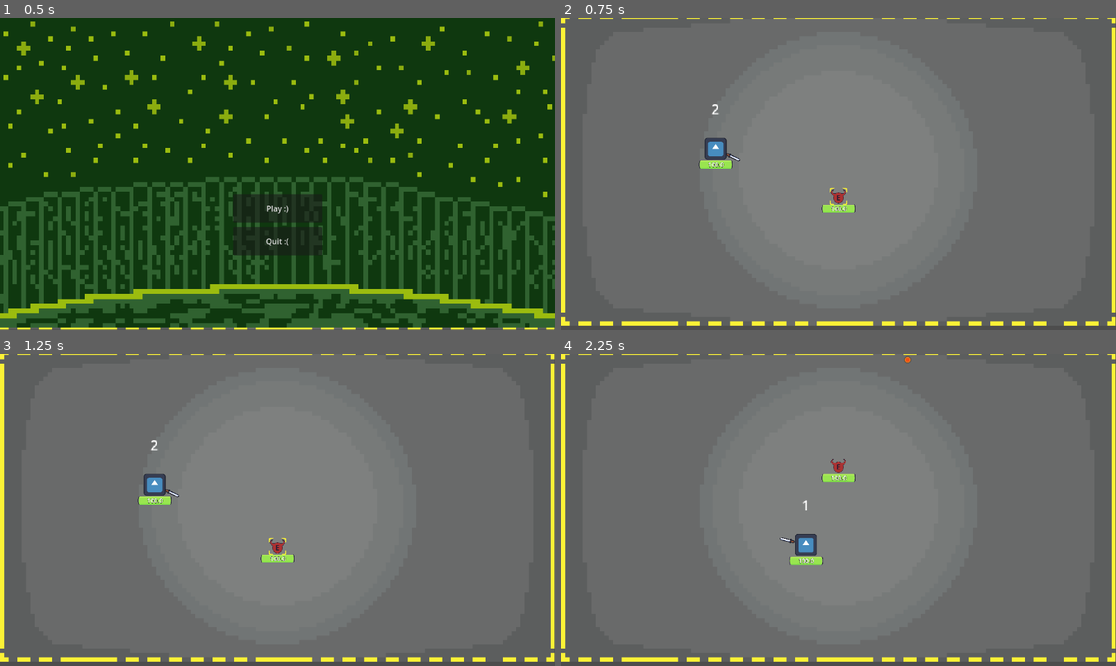
Above: before the commit, frames 1-4 (two rows, left to right).
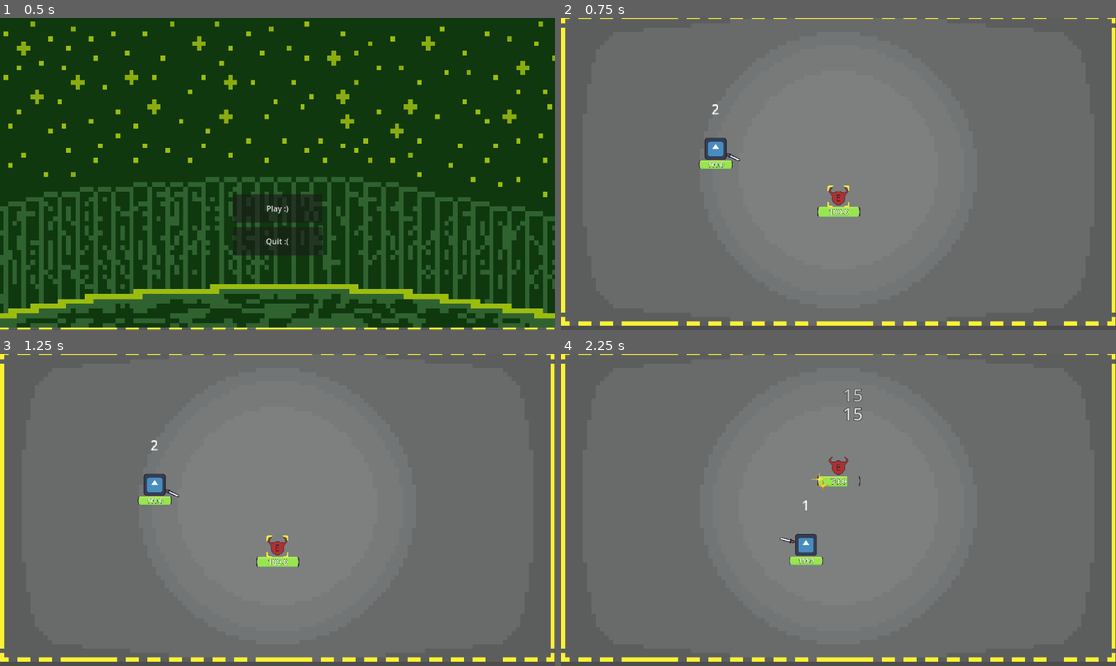
Above: after the commit, the same moments.

Repository: Darkcitrus/darkspracticegame-main
Game: Godot game, scene res://scenes/TestingArea.tscn
Same seed, same stepped clock (60 frames per second), same inputs: the game is played once before the commit and once after it. The engine's default icon, where the game draws it, is replaced by a stand-in: a white triangle on a blue panel in a dark square.
Inputs (mouse positions are in pixels of both pictures, inside the frame that each line leads up to):
- Up to frame 1 (0.5 s): no input
- Up to frame 2 (0.75 s): click "Play :)" at 0.5 s
- Up to frame 3 (1.25 s): no input
- Up to frame 4 (2.25 s): tap Enter at 1.25 s; move the mouse to (838, 547) at 1.27 s; hold Right (ui_right) 1.28-2.03 s; hold E (ui_e) 1.28-2.03 s; click (838, 547) at 1.42 s; tap Space (ui_select) at 1.52 s; move the mouse to (727, 525) at 2.02 s; hold Down (ui_down) from 2.03 s (still down); tap Shift (dash) at 2.1 s

Frame 1 is identical in both runs. In frame 2, 0.3% of the frame differs, in the area x 46-54%, y 53-64%; in frame 3, 0.3%; in frame 4, 0.5%, in the area x 45-64%, y 0-44%.

Commit message:
Update main scene reference and fix dummy scaling; improve player damage handling and fireball initialization, made fireballs neutral entities, added fireball shooting capability to dummy

Diff:
--- /dev/null
+++ b/game_world.tscn
@@ -0,0 +1,38 @@
+[gd_scene load_steps=4 format=3 uid="uid://dn4hf7rryawqk"]
+
+[ext_resource type="PackedScene" uid="uid://bddudkfbtetv1" path="res://scenes/character_body_2d.tscn" id="1_ea1x0"]
+[ext_resource type="PackedScene" uid="uid://d3mu8vdkubyp8" path="res://scenes/dummy_manager.tscn" id="2_e08lw"]
+[ext_resource type="PackedScene" uid="uid://o888u5fliew8" path="res://scenes/world_border.tscn" id="3_e3xe6"]
+
+[node name="GameWorld" type="Node2D"]
+
+[node name="Camera2D" type="Camera2D" parent="." groups=["UI"]]
+light_mask = 15
+visibility_layer = 15
+z_index = 4
+scale = Vector2(0.354, 0.354)
+
+[node name="Player" parent="." instance=ExtResource("1_ea1x0")]
+texture_filter = 5
+position = Vector2(-255, 0)
+platform_on_leave = 2
+
+[node name="PlayerAttack" parent="Player" index="1"]
+FIREBALL_COOLDOWN = 0.1
+
+[node name="DodgeRecovery" parent="Player" index="9"]
+one_shot = false
+
+[node name="Dummy Manager" parent="." instance=ExtResource("2_e08lw")]
+
+[node name="Dummy" parent="Dummy Manager" index="0"]
+scale = Vector2(0.45, 0.45)
+
+[node name="World Border" parent="." groups=["World"] instance=ExtResource("3_e3xe6")]
+position = Vector2(-403, -212)
+
+[editable path="Player"]
+[editable path="Dummy Manager"]
+[editable path="Dummy Manager/Dummy"]
+[editable path="Dummy Manager/Dummy/Selector"]
+[editable path="World Border"]
--- a/project.godot
+++ b/project.godot
@@ -11,7 +11,7 @@
 [application]
 
 config/name="Our Game"
-run/main_scene="res://scenes/TestingArea.tscn"
+run/main_scene="uid://dr8wqxdc6v7wn"
 config/features=PackedStringArray("4.4", "Forward Plus")
 config/icon="res://assets/icon.svg"
 
--- a/scenes/TestingArea.tscn
+++ b/scenes/TestingArea.tscn
@@ -1,13 +1,11 @@
-[gd_scene load_steps=10 format=3 uid="uid://taml8dcwdpup"]
+[gd_scene load_steps=8 format=3 uid="uid://dr8wqxdc6v7wn"]
 
 [ext_resource type="Script" uid="uid://yf6ip70kb60n" path="res://scripts/Node2D.gd" id="1_4nlp4"]
-[ext_resource type="PackedScene" uid="uid://d3mu8vdkubyp8" path="res://scenes/dummy_manager.tscn" id="2_ahoaf"]
 [ext_resource type="Script" uid="uid://pkj5eo41uddn" path="res://scripts/menu.gd" id="2_pkncg"]
-[ext_resource type="PackedScene" uid="uid://o888u5fliew8" path="res://scenes/world_border.tscn" id="3_8ers3"]
 [ext_resource type="Texture2D" uid="uid://cvmt1qtpxdcn5" path="res://assets/Menu.png" id="3_e11ah"]
 [ext_resource type="Script" uid="uid://cho8b0ngsq6qc" path="res://scripts/quit_button.gd" id="4_4yquy"]
-[ext_resource type="PackedScene" uid="uid://bddudkfbtetv1" path="res://scenes/character_body_2d.tscn" id="4_q43k7"]
 [ext_resource type="Script" uid="uid://fgfi3hsmbhm0" path="res://scripts/play_button.gd" id="5_ob1lq"]
+[ext_resource type="PackedScene" uid="uid://dn4hf7rryawqk" path="res://game_world.tscn" id="7_88wd7"]
 [ext_resource type="Texture2D" uid="uid://dqcxilmlb3ogf" path="res://assets/img/bg.png" id="9_led6v"]
 
 [node name="Testing Area" type="Node2D" groups=["UI"]]
@@ -54,32 +52,13 @@
 text = "Play :)"
 script = ExtResource("5_ob1lq")
 
-[node name="GameWorld" type="Node2D" parent="."]
+[node name="GameWorld" parent="." instance=ExtResource("7_88wd7")]
 position = Vector2(576, 327)
 
-[node name="Camera2D" type="Camera2D" parent="GameWorld" groups=["UI"]]
-light_mask = 15
-visibility_layer = 15
-z_index = 4
-scale = Vector2(0.354, 0.354)
+[node name="Dummy Manager" parent="GameWorld" index="2"]
+scale = Vector2(0.45, 0.45)
 
-[node name="Player" parent="GameWorld" instance=ExtResource("4_q43k7")]
-texture_filter = 5
-position = Vector2(-255, 0)
-platform_on_leave = 2
-
-[node name="PlayerAttack" parent="GameWorld/Player" index="1"]
-FIREBALL_COOLDOWN = 0.1
-
-[node name="DodgeRecovery" parent="GameWorld/Player" index="9"]
-one_shot = false
-
-[node name="Dummy Manager" parent="GameWorld" instance=ExtResource("2_ahoaf")]
-position = Vector2(0, 0)
-
-[node name="World Border" parent="GameWorld" groups=["World"] instance=ExtResource("3_8ers3")]
-position = Vector2(-403, -212)
-
+[editable path="GameWorld"]
 [editable path="GameWorld/Player"]
 [editable path="GameWorld/Dummy Manager"]
 [editable path="GameWorld/Dummy Manager/Dummy"]
--- a/scenes/dummy.tscn
+++ b/scenes/dummy.tscn
@@ -15,8 +15,6 @@
 radius = 150.0
 
 [node name="Dummy" type="Area2D" groups=["Enemy", "Targetable"]]
-position = Vector2(576, 327)
-scale = Vector2(0.354, 0.354)
 collision_layer = 2
 script = ExtResource("1_53g3u")
 amplitude = 100.0
--- a/scenes/dummy_manager.tscn
+++ b/scenes/dummy_manager.tscn
@@ -1,14 +1,13 @@
 [gd_scene load_steps=3 format=3 uid="uid://d3mu8vdkubyp8"]
 
-[ext_resource type="Script" path="res://scripts/dummy_manager.gd" id="1_yb1pn"]
+[ext_resource type="Script" uid="uid://cpf83cuyfkaxq" path="res://scripts/dummy_manager.gd" id="1_yb1pn"]
 [ext_resource type="PackedScene" uid="uid://b3eww6lpmfxuk" path="res://scenes/dummy.tscn" id="2_4qj6t"]
 
 [node name="Dummy Manager" type="Node2D"]
-position = Vector2(576, 327)
 script = ExtResource("1_yb1pn")
 
 [node name="Dummy" parent="." instance=ExtResource("2_4qj6t")]
-position = Vector2(0, 0)
+scale = Vector2(0.45, 0.45)
 
 [editable path="Dummy"]
 [editable path="Dummy/Selector"]
--- a/scenes/fire_ball.tscn
+++ b/scenes/fire_ball.tscn
@@ -10,10 +10,11 @@
 script = ExtResource("1_62x8t")
 
 [node name="Sprite2D" type="Sprite2D" parent="."]
-scale = Vector2(2, 2)
+texture_filter = 3
 texture = ExtResource("1_2isxc")
 
 [node name="CollisionShape2D" type="CollisionShape2D" parent="."]
+scale = Vector2(0.5, 0.5)
 shape = SubResource("CircleShape2D_4ghaj")
 
 [node name="FireBallVanish" type="Timer" parent="."]
--- a/scripts/Player.gd
+++ b/scripts/Player.gd
@@ -50,6 +50,7 @@
 # Called when the node enters the scene tree for the first time.
 func _ready():
 	add_to_group("Player") # Add player to Player group
+	add_to_group("Targetable") # Add player to Targetable group so fireballs can target
 	randomize() # Seed the random number generator
 
 	# Safely load the fireball resource
@@ -121,3 +122,25 @@
 	target = null  # Clear both target variables
 	current_target = null
 	print("Target cleared")
+
+# Add this function to handle damage from fireballs and other sources
+func take_damage(amount: float, is_crit: bool = false):
+	if not alive:
+		return
+
+	print("Player taking damage: ", amount, " Critical: ", is_crit)
+	health -= amount
+
+	# Update healthbar if it exists
+	if healthbar:
+		healthbar.value = health
+		print("Player health now: ", health)
+
+	# Check for player death
+	if health <= 0 and alive:
+		alive = false
+		print("Player died!")
+		visible = false
+		# Start respawn timer
+		if respawn_timer:
+			respawn_timer.start()
--- a/scripts/PlayerAttack.gd
+++ b/scripts/PlayerAttack.gd
@@ -159,7 +159,7 @@
 
 		# Check if cooldown has passed
 		if current_time - last_fireball_time >= FIREBALL_COOLDOWN:
-						# Make sure player exists
+			# Make sure player exists
 			if not is_instance_valid(player):
 				return
 
@@ -177,7 +177,8 @@
 						if scene_root:
 							scene_root.add_child(fireball)
 							fireball.global_position = player.global_position
-							fireball.initialize(player.attack_direction, player.current_target)
+							# Pass the player as the source of the fireball
+							fireball.initialize(player.attack_direction, player.current_target, -1, -1, -1, true, player)
 
 							# Update the last fireball time
 							last_fireball_time = current_time
--- a/scripts/dummy.gd
+++ b/scripts/dummy.gd
@@ -16,6 +16,15 @@
 @export var amplitude: float = 20
 @export var frequency: float = 1.0
 
+# Fireball properties
+@export var shoots_fireballs: bool = true
+@export var fireball_frequency: float = 2.0  # How often to shoot fireballs (in seconds)
+@export var fireball_damage: float = 10.0
+@export var fireball_speed: float = 100.0
+@export var fireball_homing_strength: float = 3.0
+var fireball_scene = null
+@onready var fireball_timer: Timer
+
 @onready var healthbar: TextureProgressBar = $HealthBar
 @onready var selector = $Selector  # Remove the Label cast, let it be whatever node type it is
 
@@ -50,13 +59,48 @@
 	else:
 		print("Selector node not found!")
 
+	# Load fireball scene with error checking
+	if ResourceLoader.exists("res://scenes/fire_ball.tscn"):
+		fireball_scene = load("res://scenes/fire_ball.tscn")
+		print("Fireball scene loaded successfully")
+	else:
+		push_error("Could not load fireball scene!")
+		print("ERROR: Failed to load fireball scene")
+		shoots_fireballs = false
+
+	# Set up fireball timer
+	if shoots_fireballs:
+		fireball_timer = Timer.new()
+		fireball_timer.name = "FireballTimer"
+		add_child(fireball_timer)
+		fireball_timer.wait_time = fireball_frequency
+		fireball_timer.one_shot = false
+		# Make sure to connect timeout signal before starting
+		if not fireball_timer.timeout.is_connected(shoot_fireball):
+			fireball_timer.timeout.connect(shoot_fireball)
+		fireball_timer.start()  # Start the timer explicitly
+		print("Fireball timer initialized with frequency: ", fireball_frequency)
+
+	# Find spawner/manager parent to record original scale
+	var parent = get_parent()
+	if parent and parent.has_method("record_original_dummy_scale"):
+		parent.record_original_dummy_scale(self)
+		print("Dummy: Registered original scale with parent: ", scale)
+
 # Called every frame. 'delta' is the elapsed time since the previous frame.
 func _process(_delta):
 	# Update vertical position with a sine wave oscillation
 	# Use relative time from spawn to keep oscillation consistent
 	var time = Time.get_ticks_msec() / 1000.0 - oscillation_start_time
 	position.y = initial_position.y + sin(time * frequency * PI * 2) * amplitude
-	pass
+
+	# Always check for player as potential target
+	if shoots_fireballs and alive:
+		var player = get_tree().get_first_node_in_group("Player")
+		if player and player.alive:
+			# For debugging: periodically check if we can see the player
+			if Engine.get_frames_drawn() % 60 == 0:  # Check roughly once per second
+				print("Dummy tracking player at position: ", player.global_position)
 
 func _on_area_entered(area: Area2D) -> void:
 	if not alive:
@@ -74,10 +118,15 @@
 			var damage_info = player.get_node("PlayerAttack").calculate_damage()
 			take_damage(damage_info["damage"], damage_info["is_crit"])
 			print("Took melee damage: ", damage_info["damage"], " Critical: ", damage_info["is_crit"])
+	# Check for fireball damage and make sure it's not from self
 	elif area.has_method("calculate_damage"):
-		var damage_info = area.calculate_damage()
-		take_damage(damage_info["damage"], damage_info["is_crit"])
-		print("Took effect damage: ", damage_info["damage"], " Critical: ", damage_info["is_crit"])
+		# Make sure this fireball wasn't fired by this dummy
+		if area.has_method("get_source") and area.get_source() != self:
+			var damage_info = area.calculate_damage()
+			take_damage(damage_info["damage"], damage_info["is_crit"])
+			print("Took effect damage: ", damage_info["damage"], " Critical: ", damage_info["is_crit"])
+		else:
+			print("Dummy ignoring its own projectile")
 
 func take_damage(amount, is_crit: bool = false):
 	if not alive:
@@ -125,3 +174,31 @@
 	position = pos
 	oscillation_start_time = Time.get_ticks_msec() / 1000.0
 	print("Dummy reset to position: ", pos)
+
+func shoot_fireball():
+	if !alive or !shoots_fireballs:
+		print("Skipping fireball: alive=", alive, ", shoots_fireballs=", shoots_fireballs)
+		return
+
+	print("Attempting to shoot fireball")
+	var player = get_tree().get_first_node_in_group("Player")
+	# Only shoot if player exists and is alive
+	if player and player.alive and fireball_scene:
+		print("Dummy shooting fireball at player")
+		var fireball = fireball_scene.instantiate()
+		get_tree().get_root().add_child(fireball)
+		fireball.global_position = global_position
+
+		# Direction to player
+		var direction = (player.global_position - global_position).normalized()
+
+		# Make fireballs faster, and more aggressive with homing
+		# Scale is set in initialize method
+		var adjusted_speed = fireball_speed * 1.2  # A bit faster
+		var adjusted_homing = fireball_homing_strength * 1.5  # More aggressive homing
+
+		# Initialize with custom properties, disable crits, and set self as source
+		fireball.initialize(direction, player, fireball_damage, adjusted_speed, adjusted_homing, false, self)
+		print("Fireball fired with damage: ", fireball_damage, " speed: ", adjusted_speed, " homing: ", adjusted_homing)
+	else:
+		print("Cannot shoot fireball: player exists=", is_instance_valid(player), ", player alive=", player and player.alive, ", fireball_scene exists=", fireball_scene != null)
--- a/scripts/dummy_manager.gd
+++ b/scripts/dummy_manager.gd
@@ -2,11 +2,16 @@
 
 var dummy_scene = preload("res://scenes/dummy.tscn")
 var spawn_position: Vector2
+var original_scale: Vector2 = Vector2(0.5, 0.5) # Store the original scale
 
 func _ready():
 	if get_child_count() > 0:
 		var first_dummy = get_child(0)
 		spawn_position = first_dummy.position
+		# Store the original dummy's scale
+		original_scale = first_dummy.scale
+		print("DummyManager: Original dummy scale is ", original_scale)
+
 		connect_dummy(first_dummy)
 		# Make sure initial position is set correctly for the first dummy
 		first_dummy.reset_position(spawn_position)
@@ -20,6 +25,10 @@
 func spawn_new_dummy(pos: Vector2):
 	var new_dummy = dummy_scene.instantiate()
 	add_child(new_dummy)
+	# Set scale to match the original dummy
+	new_dummy.scale = original_scale
+	print("DummyManager: Setting new dummy scale to ", original_scale)
+
 	new_dummy.position = pos
 	connect_dummy(new_dummy)
 	# Explicitly reset position to ensure oscillation starts correctly
--- a/scripts/dummy_spawner.gd
+++ b/scripts/dummy_spawner.gd
@@ -2,6 +2,12 @@
 
 @export var dummy_scene: PackedScene
 @export var respawn_time: float = 1.0
+var original_scale: Vector2 = Vector2(0.5, 0.5) # Store the original dummy scale
+
+# Add a method to capture the original dummy scale
+func record_original_dummy_scale(dummy: Node2D):
+	original_scale = dummy.scale
+	print("DummySpawner: Recorded original dummy scale: ", original_scale)
 
 func spawn_dummy(pos: Vector2):
 	if dummy_scene:
@@ -10,6 +16,10 @@
 		# Create new dummy
 		var new_dummy = dummy_scene.instantiate()
 		add_child(new_dummy)
+		# Apply original scale
+		new_dummy.scale = original_scale
+		print("DummySpawner: Applied scale to new dummy: ", original_scale)
+
 		new_dummy.position = pos  # Set position before reset_position
 		new_dummy.connect("dummy_died", Callable(self, "_on_dummy_died"))
 		# Reset position to ensure oscillation works correctly from this point
--- a/scripts/fire_ball.gd
+++ b/scripts/fire_ball.gd
@@ -18,19 +18,34 @@
 var damage: float = 15
 var crit_chance: float = 0.2  # 20% chance to crit
 var crit_multiplier: float = 1.5  # 50% more damage on crit
+var can_crit: bool = true  # Can be disabled for enemy projectiles
+
+# Source tracking
+var source: Node = null  # Who fired this fireball
 
 # Target for homing
 var target: Node2D = null
 var homing_strength: float = 5.0  # Controls how quickly the fireball turns towards target
 
 # Called when the fireball is instantiated
-func initialize(new_direction: Vector2, new_target = null):
+func initialize(new_direction: Vector2, new_target = null, new_damage: float = -1, new_speed: float = -1, new_homing: float = -1, allow_crits: bool = true, firing_source: Node = null):
 	direction = new_direction.normalized()
-	if is_instance_valid(new_target) and new_target.is_in_group("Targetable"):
+	can_crit = allow_crits
+	source = firing_source  # Store who fired this fireball
+
+	# Set custom parameters if provided
+	if new_damage > 0:
+		damage = new_damage
+	if new_speed > 0:
+		current_speed = new_speed
+	if new_homing > 0:
+		homing_strength = new_homing
+
+	if is_instance_valid(new_target):
 		target = new_target
-		print("Fireball targeting: ", target.name)
-	# Set a smaller scale for the fireball
-	scale = Vector2(0.5, 0.5)  # Adjust this value to get the desired size
+		print("Fireball targeting: ", target.name, " with damage: ", damage, " speed: ", current_speed, " homing: ", homing_strength, " can_crit: ", can_crit)
+	else:
+		print("WARNING: Fireball created without a valid target!")
 
 func _ready():
 	# Load the explosion effect with error checking
@@ -65,13 +80,20 @@
 	if not is_instance_valid(self):
 		return
 
-	if is_instance_valid(target) and target.is_in_group("Targetable"):
-		# Calculate direction to target
-		var desired_direction = (target.global_position - global_position).normalized()
-		# Smoothly interpolate current direction towards desired direction
-		direction = direction.lerp(desired_direction, homing_strength * delta).normalized()
+	if is_instance_valid(target):
+		# Check if the target is still valid for homing
+		if target.is_in_group("Targetable") or target.is_in_group("Player"):
+			# Calculate direction to target
+			var desired_direction = (target.global_position - global_position).normalized()
+			# Smoothly interpolate current direction towards desired direction
+			direction = direction.lerp(desired_direction, homing_strength * delta).normalized()
+
+			if Engine.get_frames_drawn() % 30 == 0:  # Log every half second at 60fps
+				print("Fireball homing towards target: ", target.name, " at position: ", target.global_position)
+
 	# Increase speed exponentially over time, but don't exceed max speed
 	current_speed = min(current_speed * pow(SPEED_MULTIPLIER, delta), MAX_SPEED)
+
 	# Move the fireball with the current speed using global_position
 	global_position += direction * current_speed * delta
 
@@ -82,12 +104,23 @@
 			print("FIREBALL: Direct hit on target detected by proximity")
 			_handle_hit(target)
 
+	# Rotate the fireball to face its movement direction
+	rotation = direction.angle()
+
 # Signal Handlers
 func _on_body_entered(body: Node2D) -> void:
 	print("FIREBALL: Hit body: ", body.name, " Groups: ", body.get_groups())
 
-	# Enhanced detection
-	if body.is_in_group("Enemy"):
+	# Don't damage the source that fired this fireball
+	if body == source:
+		print("FIREBALL: Ignoring hit on source that fired this projectile")
+		return
+
+	# Enhanced detection for Player
+	if body.is_in_group("Player") and source != body:
+		print("FIREBALL: Player hit!")
+		_handle_hit(body)
+	elif body.is_in_group("Enemy"):
 		print("FIREBALL: Valid enemy body hit!")
 		_handle_hit(body)
 	elif body.is_in_group("World"):
@@ -103,15 +136,26 @@
 func _on_area_entered(area: Area2D) -> void:
 	print("FIREBALL: Hit area: ", area.name, " Groups: ", area.get_groups())
 
-	# Enhanced detection
-	if area.is_in_group("Enemy"):
+	# Don't damage the source that fired this fireball
+	if area == source:
+		print("FIREBALL: Ignoring hit on source that fired this projectile")
+		return
+
+	# Get parent if it exists
+	var parent = area.get_parent() if area.get_parent() else null
+
+	# Enhanced detection for Player
+	if (area.is_in_group("Player") or (parent and parent.is_in_group("Player"))) and source != area and source != parent:
+		print("FIREBALL: Player area hit!")
+		_handle_hit(parent if parent and parent.is_in_group("Player") else area)
+	elif area.is_in_group("Enemy"):
 		print("FIREBALL: Valid enemy area hit!")
 		_handle_hit(area)
 	elif area.is_in_group("World"):
 		print("FIREBALL: World area hit!")
 		_handle_hit(area)
 	# Special case for targeting
-	elif is_instance_valid(target) and area == target:
+	elif is_instance_valid(target) and (area == target or parent == target):
 		print("FIREBALL: Direct target area hit!")
 		_handle_hit(target)
 	else:
@@ -119,6 +163,20 @@
 
 # Centralized hit handling to ensure proper destruction
 func _handle_hit(object):
+	# Don't damage the source that fired this fireball
+	if object == source:
+		print("FIREBALL: Ignoring hit on source that fired this projectile")
+		return
+
+	# Don't damage entities in the same group as the source (teammates)
+	if source and source.is_in_group("Enemy") and object.is_in_group("Enemy"):
+		print("FIREBALL: Ignoring hit on friendly target")
+		return
+
+	if source and source.is_in_group("Player") and object.is_in_group("Player"):
+		print("FIREBALL: Ignoring hit on friendly player")
+		return
+
 	# Try to apply damage if possible
 	if object.has_method("take_damage"):
 		var damage_info = calculate_damage()
@@ -138,6 +196,9 @@
 
 func get_damage() -> float:
 	return damage
+
+func get_source() -> Node:
+	return source
 
 func spawn_explosion_effect():
 	if not is_instance_valid(self):
@@ -155,7 +216,7 @@
 		print("WARNING: ExplosionEffect resource not available")
 
 func calculate_damage() -> Dictionary:
-	var is_crit = randf() < crit_chance
+	var is_crit = can_crit && randf() < crit_chance  # Only check for crit if allowed
 	var final_damage = damage * (crit_multiplier if is_crit else 1.0)
 	print("Fireball damage: ", final_damage, " (Critical: ", is_crit, ")")
 	return {"damage": final_damage, "is_crit": is_crit}
Not shown: 1 places in scenes/dummy.tscn that only renumber resources
Not shown: 1 places in scenes/fire_ball.tscn that only renumber resources
